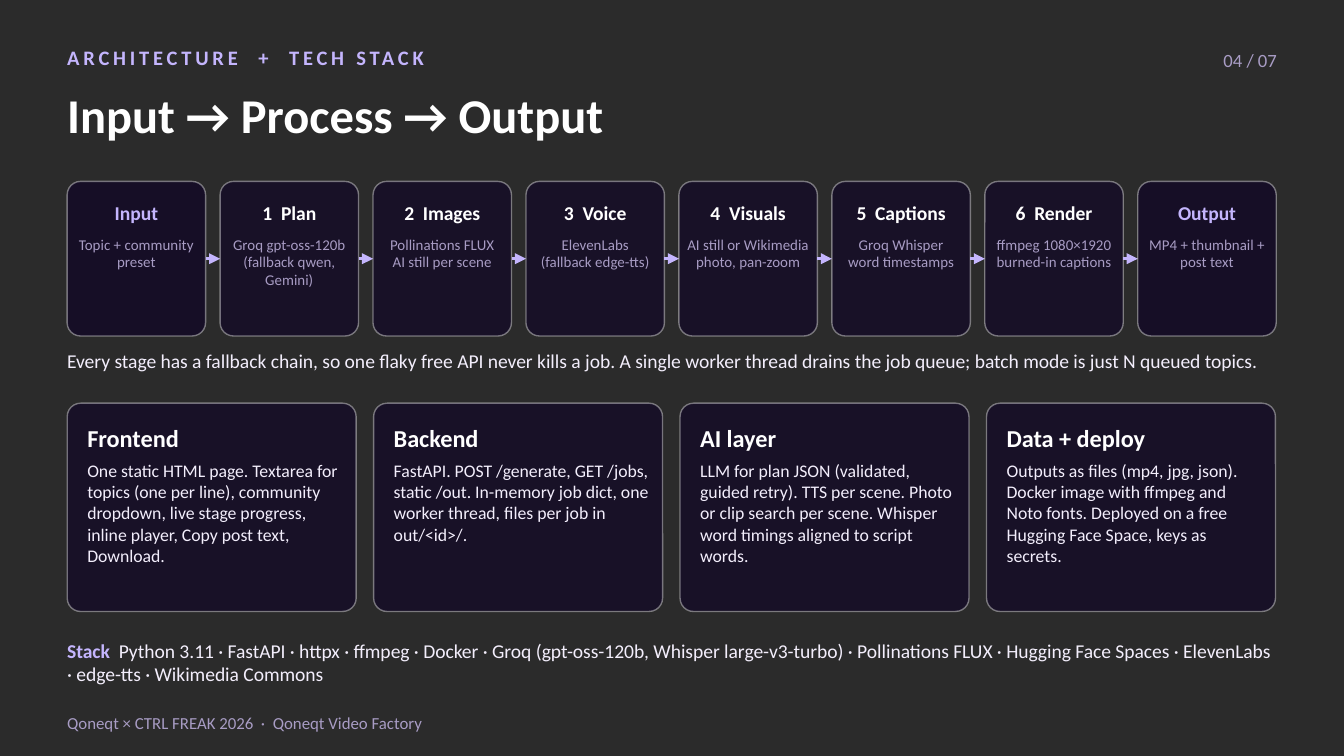
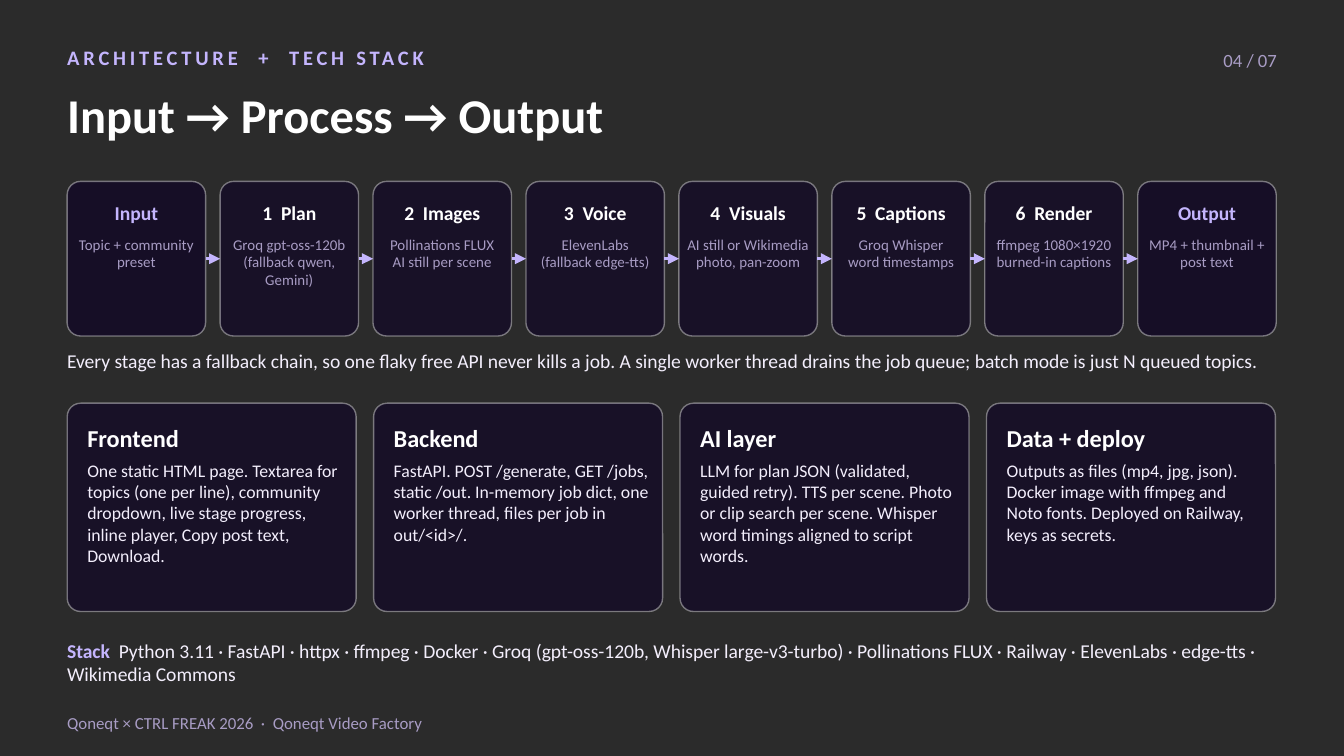
Before and after one commit to darshit001/hackthn, a slide deck: slide 4 of docs/deck/Qoneqt-Video-Factory.pptx. Drawn at 1344x756 pixels with LibreOffice and Linux fonts; fonts in the diff are those of the drawing; background and template pictures are left out; a plain dark background stands for a picture behind light text. Boxes give left, top, right and bottom in pixels: in the first picture for what was removed or moved away, otherwise in the second. Text is boxed around its words. In the diff, an @@ line names an element or a change of style, - is before the commit and + after.

```diff
--- a/docs/deck/Qoneqt-Video-Factory.pptx
+++ b/docs/deck/Qoneqt-Video-Factory.pptx
@@ text at bbox=[1007, 464, 1244, 544]: text changed @@
-Outputs as files (mp4, jpg, json). Docker image with ffmpeg and Noto fonts. Deployed on a free Hugging Face Space, keys as secrets.
+Outputs as files (mp4, jpg, json). Docker image with ffmpeg and Noto fonts. Deployed on Railway, keys as secrets.
@@ text at bbox=[67, 644, 1246, 681]: text changed @@
-Stack Python 3.11 · FastAPI · httpx · ffmpeg · Docker · Groq (gpt-oss-120b, Whisper large-v3-turbo) · Pollinations FLUX · Hugging Face Spaces · ElevenLabs · edge-tts · Wikimedia Commons
+Stack Python 3.11 · FastAPI · httpx · ffmpeg · Docker · Groq (gpt-oss-120b, Whisper large-v3-turbo) · Pollinations FLUX · Railway · ElevenLabs · edge-tts · Wikimedia Commons
```
Also in this commit, not shown: 3 other slides changed, 2 other files.
